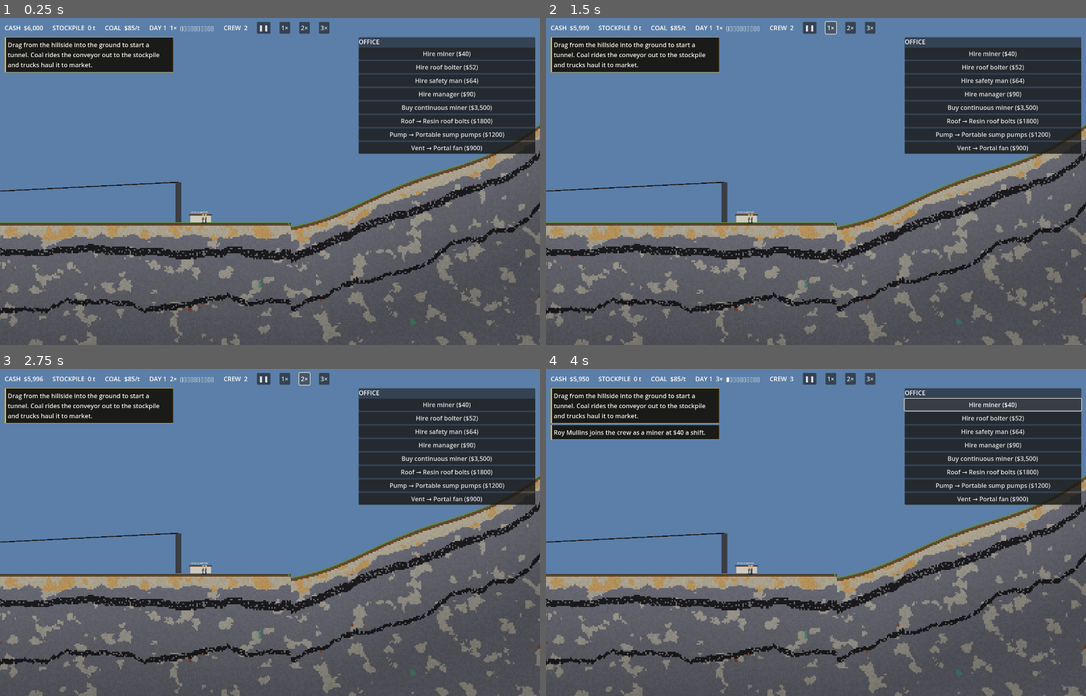
Above: before the commit, frames 1-4 (two rows, left to right).
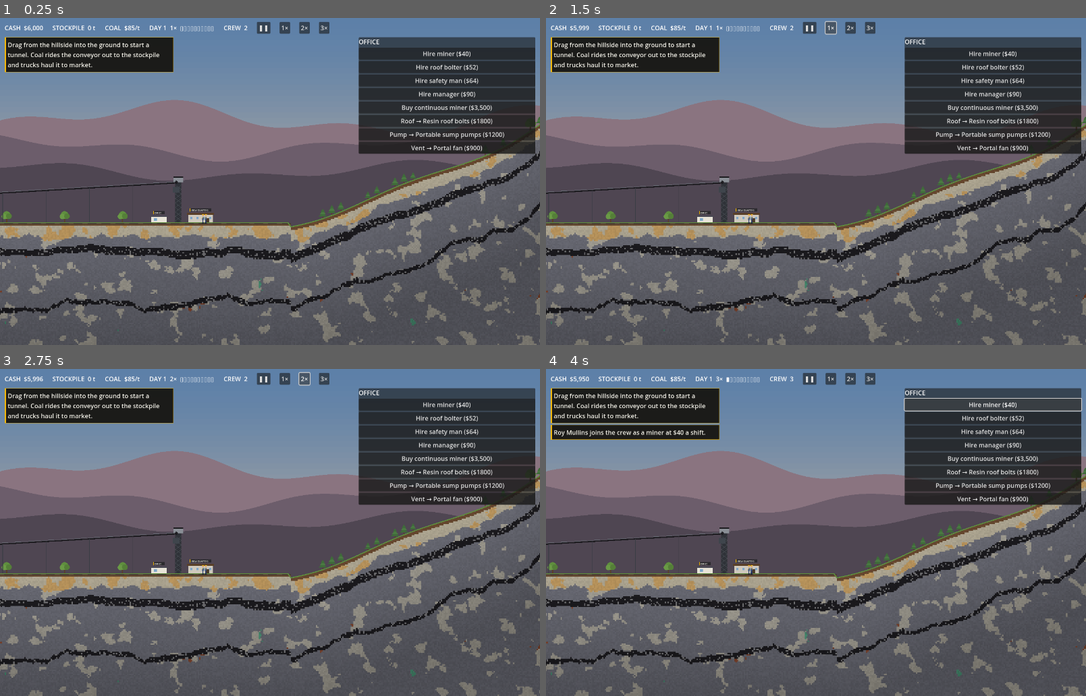
Above: after the commit, the same moments.

Repository: operations215/hillside-coal-godot
Game: Godot game, scene res://scenes/main.tscn
The game is run twice, just before and just after one commit, with the same random seed, the same clock (stepped at 60 frames per second) and the same inputs.
Inputs:
- Up to frame 1 (0.25 s): no input
- Up to frame 2 (1.5 s): click "❚❚" at 0.5 s; click "1×" at 1.25 s
- Up to frame 3 (2.75 s): click "2×" at 2 s
- Up to frame 4 (4 s): click "3×" at 2.75 s; click "Hire miner ($40)" at 3.5 s

The runs differ from the first frame. In frame 1, 28% of the frame differs, in the area x 0-100%, y 22-65%; in frame 2, 28%; in frame 3, 28%; in frame 4, 28%.

Commit message:
Backdrop with sky, far ridges and trees; detailed surface plant
Co-Authored-By: Claude Fable 5.1 <noreply@anthropic.com>
Claude-Session: https://claude.ai/code/session_01WFYy2QTVNDu8hpNVJE6Dr7

Diff:
--- /dev/null
+++ b/scripts/backdrop.gd
@@ -0,0 +1,58 @@
+## The sky, far ridges and the trees on the hill: drawn behind everything, with a little parallax on the ridges.
+class_name Backdrop
+extends Node2D
+
+var trees: Array = []             # [x, kind, size]
+
+func _ready() -> void:
+	z_index = -20
+	var x := Terrain.HILL + 40.0
+	while x < Terrain.WX1 - 100:
+		var h := fposmod(sin(x * 12.9898) * 43758.5453, 1.0)
+		if h < 0.55: trees.append([x, 0 if h < 0.3 else 1, 0.7 + h])
+		x += 26.0
+	for k in 6: trees.append([200.0 + k * 170.0 + fposmod(k * 37.1, 40.0), 1, 1.1])
+
+func _process(_dt: float) -> void:
+	queue_redraw()
+
+func _draw() -> void:
+	var cam: Camera2D = get_viewport().get_camera_2d()
+	if cam == null: return
+	var z := cam.zoom.x
+	var vs := get_viewport_rect().size / z
+	var top := cam.position - vs * 0.5
+	# sky
+	draw_rect(Rect2(top, vs), Color("5b7fa8"))
+	var gy := 0.0
+	for i in 40:
+		var y0 := gy - 640.0 + i * 16.0
+		draw_rect(Rect2(top.x, y0, vs.x, 16.5), Color("5b7fa8").lerp(Color("c9b6a0"), pow(i / 39.0, 1.6)))
+	# far ridges with a parallax slide, dark pines along them
+	for layer in [[0.06, Color("8a7480"), 60.0, 300.0], [0.14, Color("6c5d6b"), 45.0, 220.0], [0.26, Color("4f4652"), 35.0, 150.0]]:
+		var f: float = layer[0]; var col: Color = layer[1]; var amp: float = layer[2]; var base: float = layer[3]
+		var pts := PackedVector2Array()
+		pts.append(Vector2(top.x - 50, 400))
+		var x := top.x - 50.0
+		while x < top.x + vs.x + 50.0:
+			var wx := x + cam.position.x * f
+			pts.append(Vector2(x, gy - base + sin(wx * 0.005 + base) * amp * 0.6 + sin(wx * 0.013) * amp * 0.35))
+			x += 16.0
+		pts.append(Vector2(top.x + vs.x + 50, 400))
+		draw_colored_polygon(pts, col)
+	# trees on the hill
+	for t in trees:
+		var x: float = t[0]
+		if x < top.x - 40 or x > top.x + vs.x + 40: continue
+		var y := Terrain.ground_y(x) + 1.0
+		var s: float = t[2]
+		if t[1] == 0:
+			draw_rect(Rect2(x - 1.2 * s, y - 14.0 * s, 2.4 * s, 14.0 * s), Color("5a4028"))
+			for k in 3:
+				var w := (14.0 - k * 3.5) * s; var yy := y - (10.0 + k * 7.0) * s
+				draw_colored_polygon(PackedVector2Array([Vector2(x - w, yy), Vector2(x, yy - 12.0 * s), Vector2(x + w, yy)]), Color("3f6b3a") if k % 2 == 0 else Color("4a7a42"))
+		else:
+			draw_rect(Rect2(x - 1.5 * s, y - 16.0 * s, 3.0 * s, 16.0 * s), Color("5a4028"))
+			draw_circle(Vector2(x, y - 22.0 * s), 10.0 * s, Color("5f8f3e"))
+			draw_circle(Vector2(x - 6.0 * s, y - 18.0 * s), 7.0 * s, Color("6a9a46"))
+			draw_circle(Vector2(x + 6.0 * s, y - 19.0 * s), 7.5 * s, Color("557f38"))
--- a/scripts/terrain.gd
+++ b/scripts/terrain.gd
@@ -31,7 +31,6 @@
 	for cy in range(WY0 / CH - 1, WY1 / CH + 1):
 		for cx in range(WX0 / CH - 1, WX1 / CH + 1):
 			_build_chunk(Vector2i(cx, cy))
-	RenderingServer.set_default_clear_color(Color("5b7fa8"))
 
 ## Surface height at x: flat yard, then a hill climbing to the right with a couple of shoulders.
 static func ground_y(x: float) -> float:
--- a/scripts/world.gd
+++ b/scripts/world.gd
@@ -33,6 +33,7 @@
 	add_child(terrain)
 	move_child(terrain, 0)
 	hazards = Hazards.new(self)
+	var bd := Backdrop.new(); add_child(bd); move_child(bd, 0)
 	for i in 2: hire(Worker.Role.MINER)
 	Game.toast.connect(func(t): hud.show_toast(t))
 	if OS.get_cmdline_user_args().has("--smoke"):
@@ -440,9 +441,7 @@
 	# timber portal set and the mine sign
 	draw_rect(Rect2(x - 7.0, gy - 26.0, 14.0, 28.0), Color("6b4a2c"))
 	draw_rect(Rect2(x - 5.0, gy - 23.0, 10.0, 25.0), Color("0d0a08"))
-	draw_rect(Rect2(x + o * 10.0 - 12.0, gy - 40.0, 24.0, 9.0), Color("2b2a2e"))
-	draw_rect(Rect2(x + o * 10.0 - 12.0, gy - 40.0, 2.0, 9.0), Color("f2b705"))
-	draw_string(ThemeDB.fallback_font, Vector2(x + o * 10.0 - 8.0, gy - 33.0), "MINE No.%d" % (segs.filter(func(s): return s.parent < 0 and s.id <= sg.id).size()), HORIZONTAL_ALIGNMENT_LEFT, -1, 6, Color("f1efe6"))
+	_sign(Vector2(x + o * 10.0, gy - 36.0), "MINE No.%d" % mine_no(sg))
 
 func _draw_gantry(sg: Segment) -> void:
 	# the overland conveyor from the portal down to the head tower above the stockpile
@@ -458,26 +457,64 @@
 		k += 60.0
 
 func _draw_yard() -> void:
-	# head tower, the coal stockpile and the scale house at the road out
-	draw_rect(Rect2(HEAD_X - 8.0, -118.0, 16.0, 118.0), Color("3a3d44"))
-	draw_line(Vector2(HEAD_X, -118.0), Vector2(PILE_X, -118.0 + 40.0), Color("1d1c20"), 3.0)
-	draw_line(Vector2(PILE_X, -78.0), Vector2(PILE_X, -8.0), Color("4a4f55"), 2.0)
+	# head tower: a braced steel frame with the drive house on top
+	var hx := HEAD_X
+	draw_rect(Rect2(hx - 9.0, -118.0, 18.0, 118.0), Color("2f3238"))
+	for k in 9:
+		var y := -110.0 + k * 13.0
+		draw_line(Vector2(hx - 9.0, y), Vector2(hx + 9.0, y + 13.0), Color("4a4f55"), 1.0)
+		draw_line(Vector2(hx + 9.0, y), Vector2(hx - 9.0, y + 13.0), Color("4a4f55"), 1.0)
+	draw_rect(Rect2(hx - 14.0, -132.0, 28.0, 14.0), Color("8a8f96"))
+	draw_rect(Rect2(hx - 14.0, -134.0, 28.0, 2.5), Color("1d1c20"))
+	draw_circle(Vector2(hx - 6.0, -118.0), 4.5, Color("1d1c20"))
+	# stacker belt out over the stockpile and the surge bin under the head
+	draw_rect(Rect2(hx - 16.0, -104.0, 20.0, 16.0), Color("3f454c"))
+	draw_line(Vector2(hx - 6.0, -116.0), Vector2(PILE_X + 40.0, -72.0), Color("1d1c20"), 3.5)
+	draw_line(Vector2(hx - 6.0, -119.5), Vector2(PILE_X + 40.0, -75.5), Color("6a6f78"), 1.0)
+	for k in 6:
+		var px := PILE_X + 40.0 + k * ((hx - 6.0) - (PILE_X + 40.0)) / 6.0
+		var py := -72.0 + k * (-116.0 + 72.0) / 6.0
+		draw_line(Vector2(px, py), Vector2(px, 0.0), Color("3a3d44"), 1.5)
 	var r := minf(70.0, 10.0 + sqrt(maxf(0.0, Game.pile)) * 5.0)
-	draw_colored_polygon(PackedVector2Array([Vector2(PILE_X - r, 0), Vector2(PILE_X, -r * 0.62), Vector2(PILE_X + r, 0)]), Color("1d1c20"))
+	draw_colored_polygon(PackedVector2Array([Vector2(PILE_X - r, 0), Vector2(PILE_X - r * 0.3, -r * 0.62), Vector2(PILE_X + r * 0.2, -r * 0.6), Vector2(PILE_X + r, 0)]), Color("1d1c20"))
+	draw_colored_polygon(PackedVector2Array([Vector2(PILE_X - r * 0.6, 0), Vector2(PILE_X - r * 0.25, -r * 0.5), Vector2(PILE_X, 0)]), Color("2a292e"))
 	var ox := PILE_X + 110.0
 	for m in Game.piles.keys():
 		var t: float = Game.piles[m]
 		var rr := minf(30.0, 3.0 + sqrt(t) * 5.0)
 		draw_colored_polygon(PackedVector2Array([Vector2(ox - rr, 0), Vector2(ox, -rr * 0.6), Vector2(ox + rr, 0)]), Mats.COLORS[m])
 		ox += 70.0
-	draw_rect(Rect2(-60.0, -24.0, 40.0, 24.0), Color("8c6640"))
-	draw_string(ThemeDB.fallback_font, Vector2(-58.0, -27.0), "SCALE HOUSE", HORIZONTAL_ALIGNMENT_LEFT, -1, 6, Color("f1efe6"))
-	# crew quarters
-	draw_rect(Rect2(Worker.BUNK_X - 30.0, -22.0, 60.0, 22.0), Color("cfc9bd"))
-	draw_rect(Rect2(Worker.BUNK_X - 33.0, -26.0, 66.0, 5.0), Color("5a4028"))
-	draw_string(ThemeDB.fallback_font, Vector2(Worker.BUNK_X - 28.0, -29.0), "CREW QUARTERS", HORIZONTAL_ALIGNMENT_LEFT, -1, 6, Color("f1efe6"))
-	# the road
+	# scale house and the weighbridge
+	draw_rect(Rect2(-64.0, -1.5, 90.0, 3.0), Color("6a6f78"))
+	draw_rect(Rect2(-60.0, -26.0, 36.0, 26.0), Color("8c6640"))
+	draw_rect(Rect2(-63.0, -30.0, 42.0, 5.0), Color("4a3a2a"))
+	draw_rect(Rect2(-52.0, -20.0, 8.0, 8.0), Color("f2d36b"))
+	draw_rect(Rect2(-36.0, -20.0, 8.0, 8.0), Color("f2d36b"))
+	_sign(Vector2(-42.0, -36.0), "SCALE HOUSE")
+	# crew quarters: a long bunkhouse with a porch and windows
+	var bx := Worker.BUNK_X
+	draw_rect(Rect2(bx - 36.0, -24.0, 72.0, 24.0), Color("cfc9bd"))
+	draw_rect(Rect2(bx - 39.0, -29.0, 78.0, 6.0), Color("5a4028"))
+	for k in 4: draw_rect(Rect2(bx - 30.0 + k * 18.0, -18.0, 7.0, 7.0), Color("7fa6c9"))
+	draw_rect(Rect2(bx + 16.0, -14.0, 9.0, 14.0), Color("4a3a2a"))
+	draw_rect(Rect2(bx - 40.0, -1.0, 80.0, 1.5), Color("8c8c8c"))
+	_sign(Vector2(bx, -36.0), "CREW QUARTERS")
+	# the manager's office trailer
+	draw_rect(Rect2(Worker.OFFICE_X - 22.0, -18.0, 44.0, 18.0), Color("e8e4d8"))
+	draw_rect(Rect2(Worker.OFFICE_X - 24.0, -21.0, 48.0, 3.0), Color("4a4a55"))
+	draw_rect(Rect2(Worker.OFFICE_X - 14.0, -14.0, 8.0, 7.0), Color("7fa6c9"))
+	_sign(Vector2(Worker.OFFICE_X, -28.0), "OFFICE")
+	# the haul road out to the highway
 	draw_line(Vector2(-700.0, 1.5), Vector2(Terrain.HILL, 1.5), Color("4a3f36"), 3.0)
+	var dx := -680.0
+	while dx < Terrain.HILL:
+		draw_line(Vector2(dx, 1.5), Vector2(dx + 14.0, 1.5), Color("c9b86a"), 0.8); dx += 40.0
+
+func _sign(at: Vector2, text: String) -> void:
+	var w := text.length() * 4.2 + 8.0
+	draw_rect(Rect2(at.x - w * 0.5, at.y - 6.0, w, 9.0), Color("2b2a2e"))
+	draw_rect(Rect2(at.x - w * 0.5, at.y - 6.0, 2.0, 9.0), Color("f2b705"))
+	draw_string(ThemeDB.fallback_font, Vector2(at.x - w * 0.5 + 4.0, at.y + 1.0), text, HORIZONTAL_ALIGNMENT_LEFT, -1, 6, Color("f1efe6"))
 
 func _draw_truck(t: Dictionary) -> void:
 	var x: float = t.x
